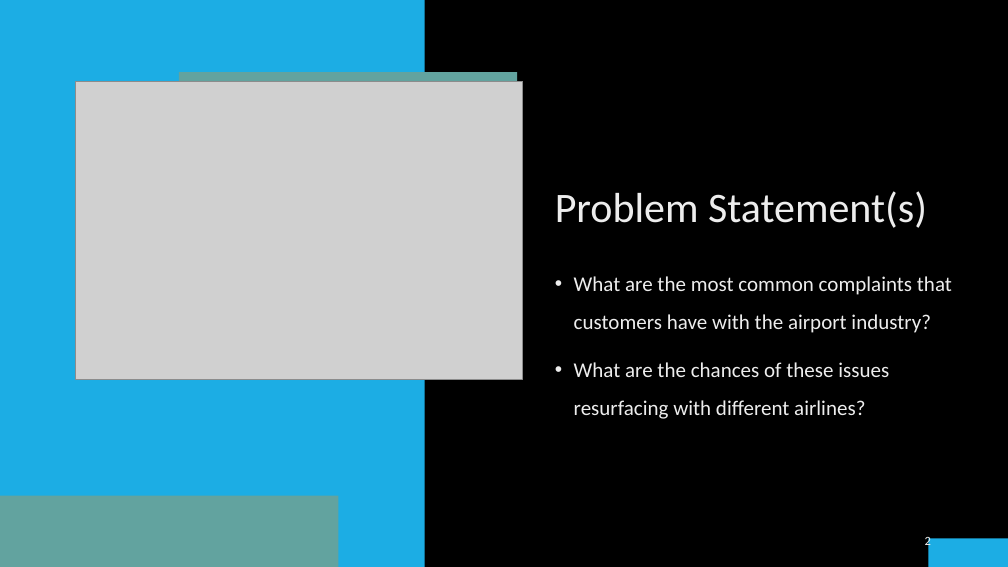
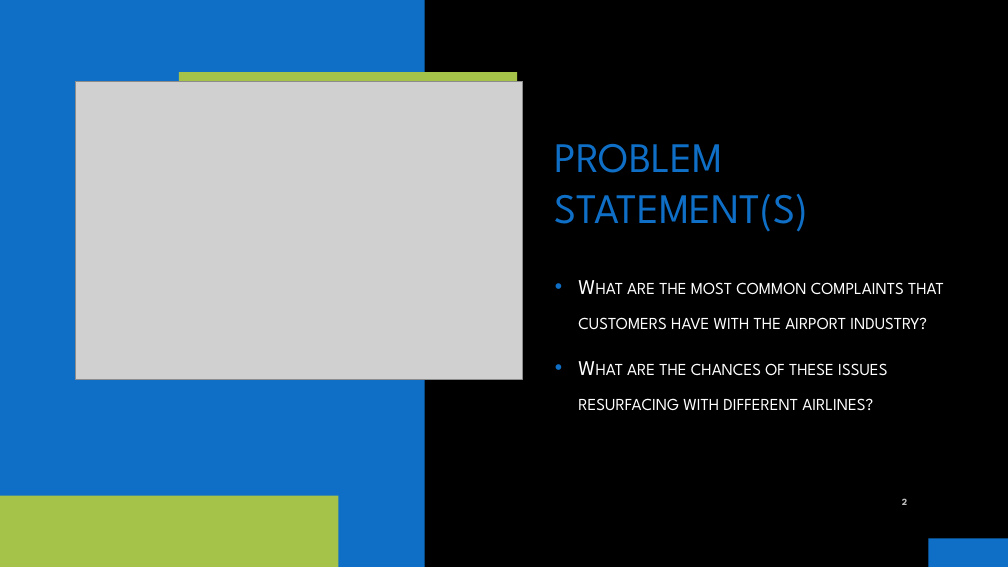
Before and after one commit to ElDon2308/Airline-Sentiment-Analysis, a slide deck: slide 2 of Airline Sentiment Analysis Presentation.pptx. Drawn at 1008x567 pixels with LibreOffice and Linux fonts; fonts in the diff are those of the drawing; grey boxes stand for pictures; background and template pictures are left out. Boxes give left, top, right and bottom in pixels: in the first picture for what was removed or moved away, otherwise in the second. Text is boxed around its words. In the diff, an @@ line names an element or a change of style, - is before the commit and + after.

```diff
--- a/Airline Sentiment Analysis Presentation.pptx
+++ b/Airline Sentiment Analysis Presentation.pptx
@@ fill #1CADE4 to #0F6FC6 in 3 elements at <box>929,538,1008,567</box>, <box>0,21,25,84</box>, <box>0,0,425,567</box> @@
@@ rectangle at <box>179,72,518,83</box>: fill #62A39F to #A5C249 @@
@@ title at <box>555,144,808,232</box>: text changed; font Calibri to League Spartan; text colour gradient #DEDEDE to #EDEDED to #FFFFFF to #0F6FC6 @@
-Problem Statement(s)
+PROBLEM STATEMENT(S)
@@ text "What are the most common ..." at <box>578,282,944,411</box>: font Calibri to League Spartan, text colour gradient #DEDEDE to #EDEDED to #FFFFFF to #FFFFFF, small capitals on; indent changed; line spacing 1.5 to 1.4; vertical alignment top to middle @@
@@ rectangle at <box>0,496,339,567</box>: fill #62A39F to #A5C249 @@
@@ page number: place and size @@
-page number at <box>925,535,931,549</box>
+page number at <box>902,498,907,505</box>
@@ page number at <box>902,498,907,505</box>: size 12 to 9 pt, font Calibri to League Spartan, text colour gradient #9E9E9E to #EDEDED to #FFFFFF to #BFBFBF, bold on @@
```
Also in this commit, not shown: 13 other slides changed, 5 slides added, 1 slide removed.
